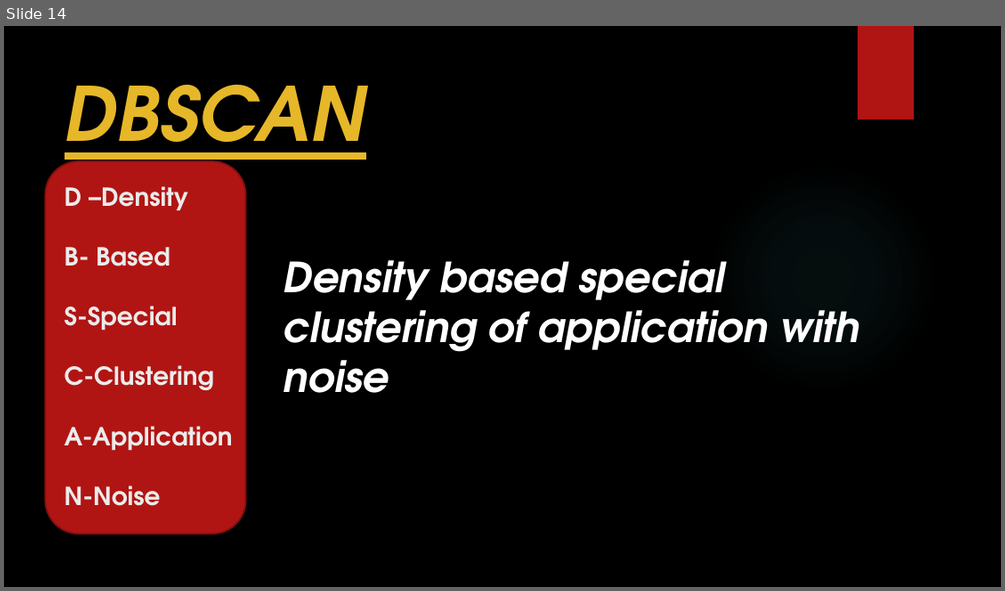
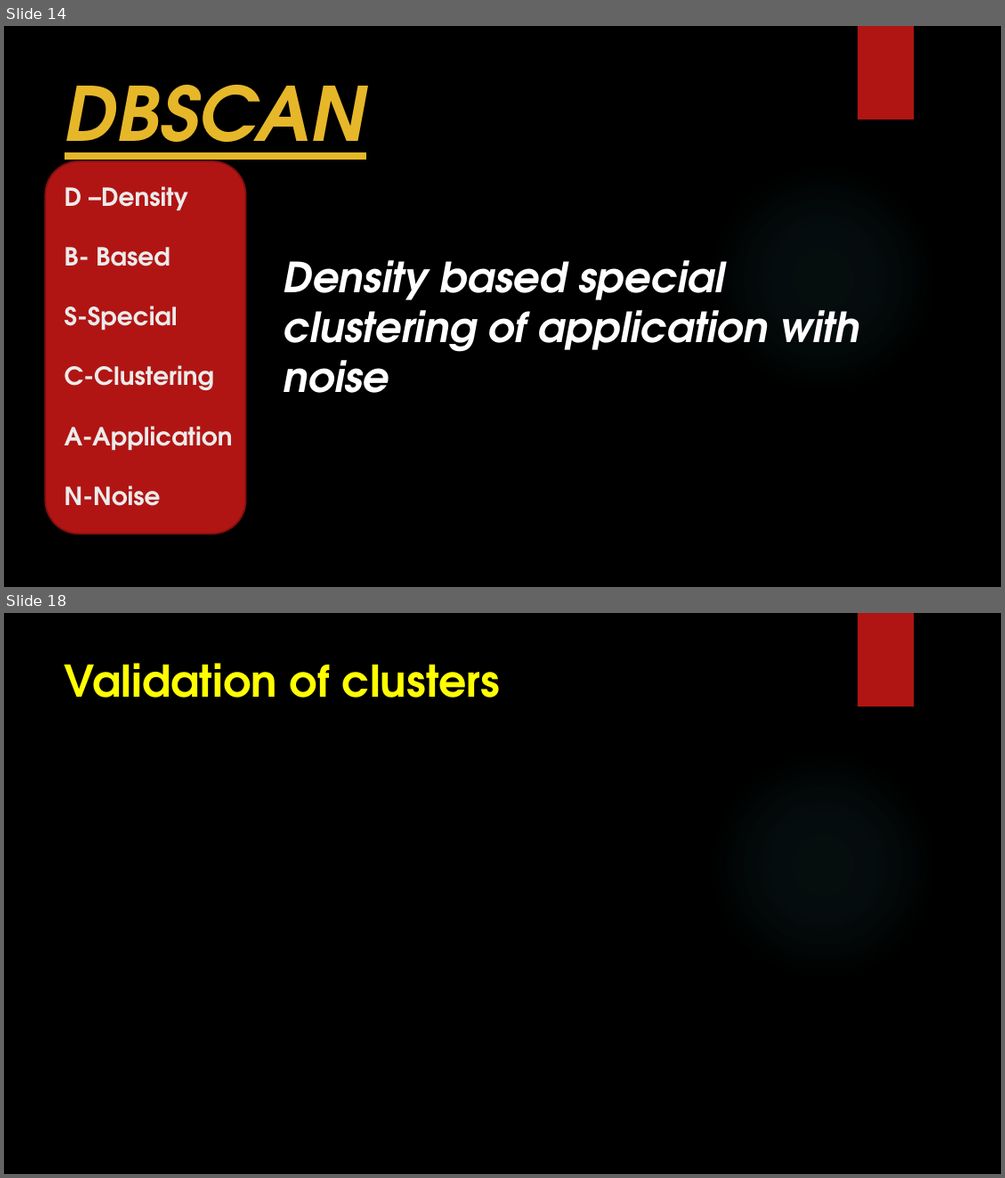
Before and after one commit to Iant011/Unsupervised_Semi, a slide deck: Clustring.pptx. Shown one above the other, each under a label of ours: slide 14 before the commit, slides 14 and 18 after it; the slides between them are not shown. The pictures are 1005x591 and 1005x1178 pixels, drawn with LibreOffice and Linux fonts; fonts in the diff are those of the drawing; background and template pictures are left out. Boxes give left, top, right and bottom in pixels: in the first picture for what was removed or moved away, otherwise in the second. Text is boxed around its words. In the diff, an @@ line names an element or a change of style, - is before the commit and + after.

```diff
--- a/Clustring.pptx
+++ b/Clustring.pptx
@@ slide 18 added at bbox=[4, 613, 1001, 1174], background picture (left out); not listed: 2 template elements that a slide beside it also shows @@
@@ title added at bbox=[65, 663, 500, 698], 42 pt, text #FFFF00, bold @@
+Validation of clusters
```
Also in this commit, not shown: 7 other slides added.
